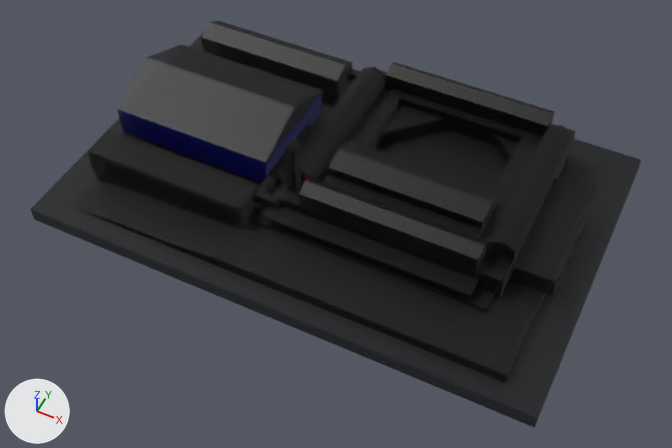
A saved change to the glTF model assets/map.glb.
Before and after are seen from a camera (50 mm lens) standing at (67.4, -136.9, 159.2) and looking at (3.7, -9.5, -0.1). Lighting does not change. The marker at lower left points along +X, +Y and +Z. The first picture is the older version. Where no turn or scale is listed for an object, it has been applied to the vertices.

Names of what the first picture shows: 'Building_MainHall'.
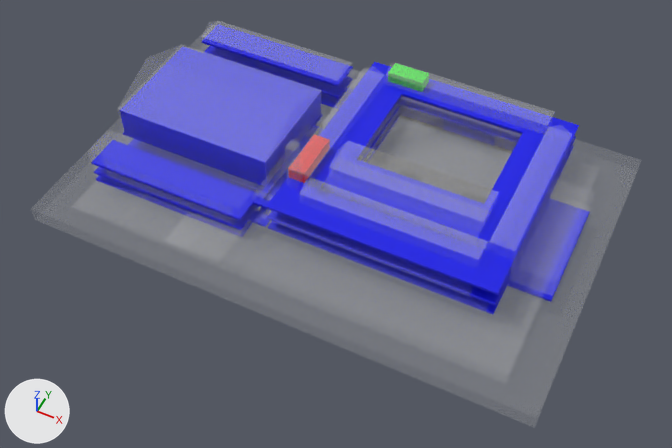
Patch to the scene script:
```diff
--- a/assets/map.glb.py
+++ b/assets/map.glb.py
@@ mat_マテリアル_004 @@
 mat_マテリアル_004 = principled_material('マテリアル.004')
-mat_マテリアル_004.base_color = (0.0, 0.0, 0.0)  # black #000000
-mat_マテリアル_004.alpha = 0.717
+mat_マテリアル_004.base_color = (1.0, 1.0, 1.0)  # white #ffffff
+mat_マテリアル_004.alpha = 0.0551
@@ ob_target_gray_201_001 @@
+ob_target_gray_201_001 = bpy.data.objects.new('Target_gray_201.001', me_立方体_024)  # a box spanning x -4.8..4.8, y -14.1..14.1, z -0.3..0.3; in mat_マテリアル_113 (blue #0007e7)
+ob_target_gray_201_001.location = (49.9, 4.0, 1.7)
@@ ob_target_gray_301_002 @@
+ob_target_gray_301_002 = bpy.data.objects.new('Target_gray_301.002', me_立方体_023)  # a box spanning x -1.0..1.0, y -1.0..1.0, z -1.0..1.0; in mat_マテリアル_023 (blue #0007e7)
+ob_target_gray_301_002.location = (-32.9, 29.1, 8.7)
+ob_target_gray_301_002.rotation_euler = (0.0, -3.142, 0.0)  # degrees (0, -180, 0)
+ob_target_gray_301_002.scale = (-20.0, -4.09, -0.276)
@@ ob_target_gray_301_001 @@
+ob_target_gray_301_001 = bpy.data.objects.new('Target_gray_301.001', me_立方体_022)  # a box spanning x -1.0..1.0, y -1.0..1.0, z -1.0..1.0; in mat_マテリアル_022 (blue #0007e7)
+ob_target_gray_301_001.location = (-32.9, 29.1, 5.0)
+ob_target_gray_301_001.rotation_euler = (0.0, -3.142, 0.0)  # degrees (0, -180, 0)
+ob_target_gray_301_001.scale = (-20.0, -4.09, -0.276)
@@ ob_target_gray_401_002 @@
+ob_target_gray_401_002 = bpy.data.objects.new('Target_gray_401.002', me_立方体_021)  # a box spanning x -1.0..1.0, y -1.0..1.0, z -1.0..1.0; in mat_マテリアル_021 (blue #0007e7)
+ob_target_gray_401_002.location = (-32.9, -19.2, 6.9)
+ob_target_gray_401_002.rotation_euler = (0.0, -3.142, 0.0)  # degrees (0, -180, 0)
+ob_target_gray_401_002.scale = (-20.0, -4.26, -0.276)
@@ ob_target_gray_401_001 @@
+ob_target_gray_401_001 = bpy.data.objects.new('Target_gray_401.001', me_立方体_020)  # a box spanning x -1.0..1.0, y -1.0..1.0, z -1.0..1.0; in mat_マテリアル_020 (blue #0007e7)
+ob_target_gray_401_001.location = (-32.9, -19.2, 3.7)
+ob_target_gray_401_001.rotation_euler = (0.0, -3.142, 0.0)  # degrees (0, -180, 0)
+ob_target_gray_401_001.scale = (-20.0, -4.26, -0.276)
@@ ob_target_gray_101 @@
+ob_target_gray_101 = bpy.data.objects.new('Target_gray_101', me_立方体_019)  # 16 vertices, 32 faces; spans x -26.6..26.6, y -27.9..27.9, z -0.3..0.3; in mat_マテリアル_019 (blue #0007e7)
+ob_target_gray_101.location = (18.7, 7.6, 3.7)
@@ ob_target_gray_015 @@
+ob_target_gray_015 = bpy.data.objects.new('Target_gray_015', me_立方体_008)  # a box spanning x -2.86..2.86, y -0.95..0.95, z -0.28..0.28; in mat_マテリアル_011 (blue #0007e7)
+ob_target_gray_015.location = (-10.2, -16.7, 6.8)
@@ ob_target_gray_103 @@
+ob_target_gray_103 = bpy.data.objects.new('Target_gray_103', me_立方体_007)  # 16 vertices, 32 faces; spans x -26.6..26.6, y -27.9..27.9, z -0.3..0.3; in mat_マテリアル_010 (blue #0007e7)
+ob_target_gray_103.location = (18.7, 7.6, 10.4)
@@ ob_target_gray_102 @@
+ob_target_gray_102 = bpy.data.objects.new('Target_gray_102', me_立方体_006)  # 16 vertices, 32 faces; spans x -26.6..26.6, y -27.9..27.9, z -0.3..0.3; in mat_マテリアル_009 (blue #0007e7)
+ob_target_gray_102.location = (18.7, 7.6, 6.8)
@@ ob_target_gray_301 @@
+ob_target_gray_301 = bpy.data.objects.new('Target_gray_301', me_立方体_004)  # a box spanning x -1.0..1.0, y -1.0..1.0, z -1.0..1.0; in mat_マテリアル_007 (blue #0007e7)
+ob_target_gray_301.location = (-32.9, 29.1, 1.4)
+ob_target_gray_301.rotation_euler = (0.0, -3.142, 0.0)  # degrees (0, -180, 0)
+ob_target_gray_301.scale = (-20.0, -4.09, -0.276)
@@ ob_target_gray_401 @@
+ob_target_gray_401 = bpy.data.objects.new('Target_gray_401', me_立方体_003)  # a box spanning x -1.0..1.0, y -1.0..1.0, z -1.0..1.0; in mat_マテリアル_002 (blue #0007e7)
+ob_target_gray_401.location = (-32.9, -19.2, 1.4)
+ob_target_gray_401.rotation_euler = (0.0, -3.142, 0.0)  # degrees (0, -180, 0)
+ob_target_gray_401.scale = (-20.0, -4.26, -0.276)
```

Changed parts and their boxes (x1, y1, x2, y2) in the pictures (672 x 448 px):
'Building_MainHall', recoloured, surface changed
    both: (31, 20, 641, 428)
'Target_gray_103', added
    after: (266, 62, 579, 295)
'Target_gray_102', added
    after: (370, 136, 576, 305)
'Target_gray_401.001', added
    after: (94, 171, 248, 229)
'Target_gray_401.002', added
    after: (91, 161, 254, 221)
'Target_gray_301.002', added
    after: (202, 41, 353, 87)
'Target_gray_201.001', added
    after: (543, 212, 590, 302)
'Target_gray_101', added
    after: (486, 146, 574, 314)
'Target_gray_301.001', added
    after: (322, 81, 351, 98)
'Target_gray_401', added (mostly hidden)
    after: (96, 178, 119, 187)
'Target_gray_015', added (mostly hidden)
    after: (253, 202, 267, 209)
'Target_gray_301', added (mostly hidden)
    after: (322, 102, 334, 107)
